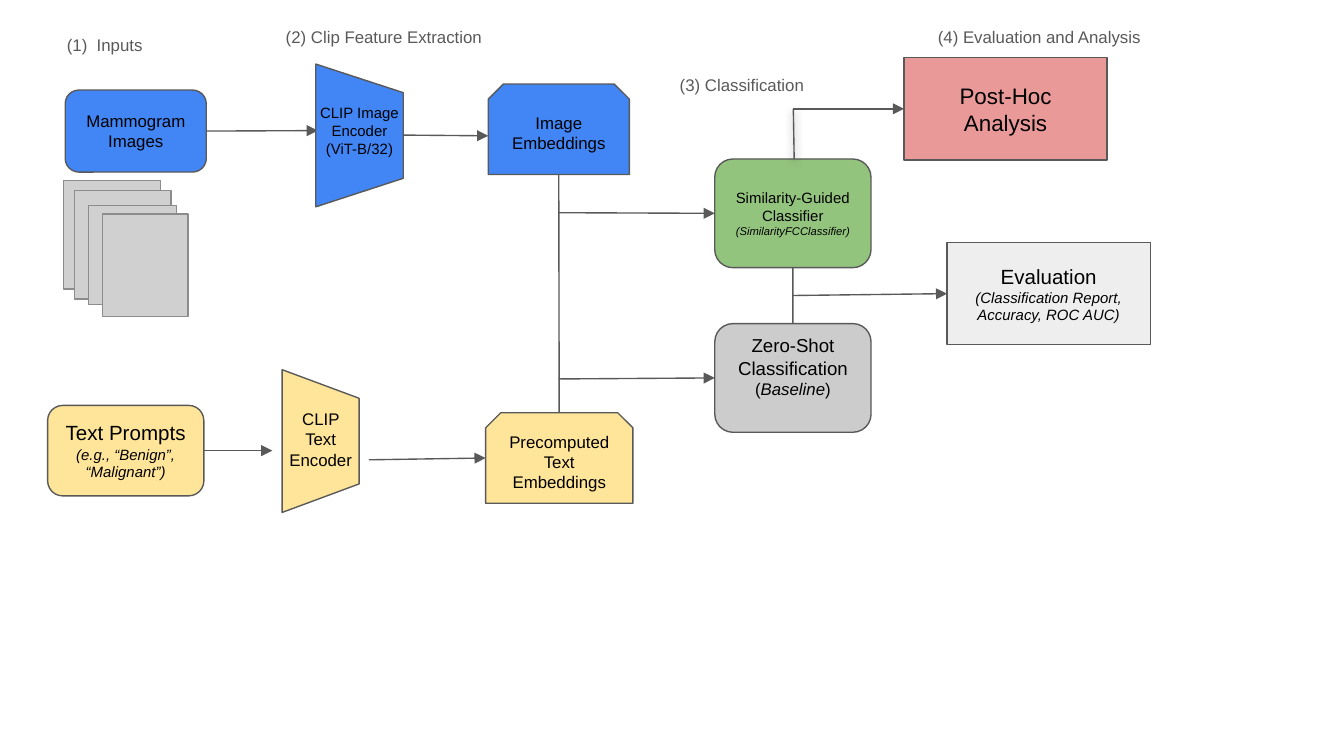
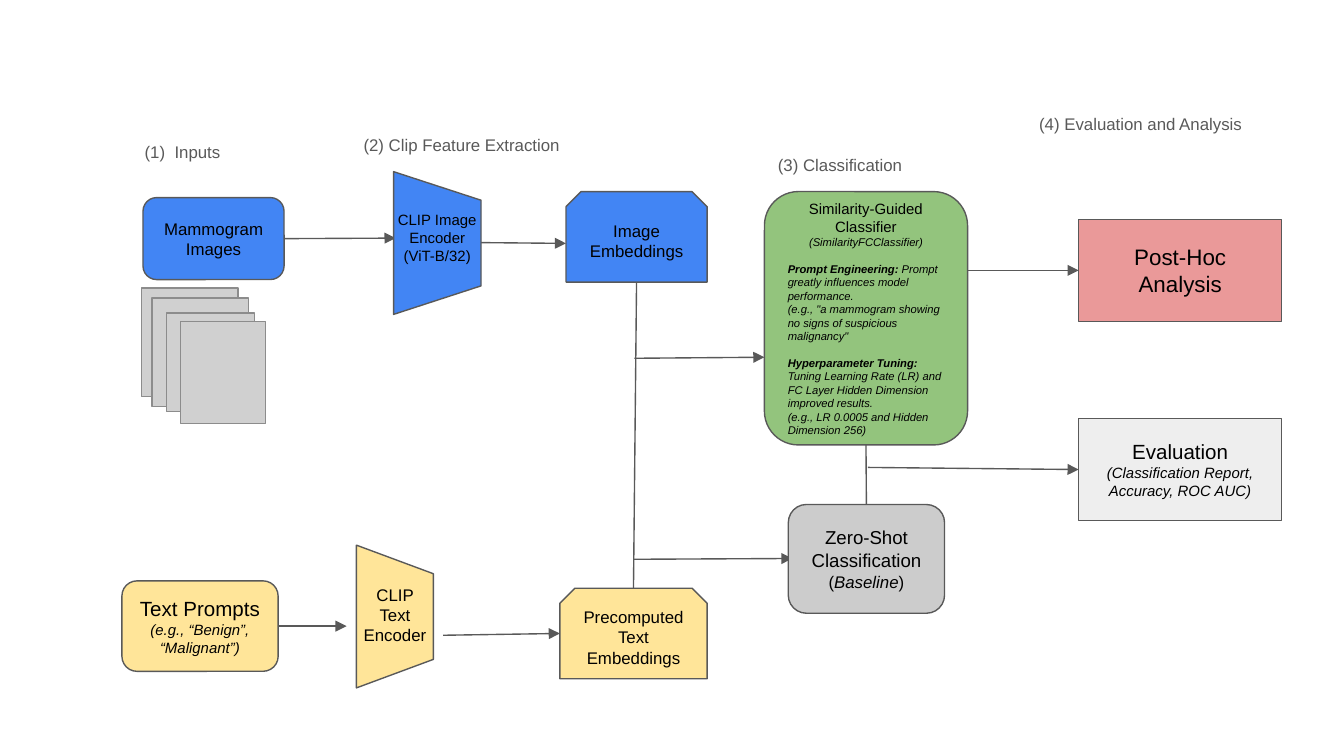
Before and after one commit to AdityaDREXEL/CLIP_for_Breast_Cancer, a slide deck: slide 1 of WIP_model_diagram.pptx. Drawn at 1344x756 pixels with LibreOffice and Linux fonts; fonts in the diff are those of the drawing; grey boxes stand for pictures. Boxes give left, top, right and bottom in pixels: in the first picture for what was removed or moved away, otherwise in the second. Text is boxed around its words. In the diff, an @@ line names an element or a change of style, - is before the commit and + after.

```diff
--- a/WIP_model_diagram.pptx
+++ b/WIP_model_diagram.pptx
@@ arrow removed from (793, 109) to (905, 109) @@
@@ text "(4) Evaluation and Analysis": place and size @@
-text "(4) Evaluation and Analysis" at box(938, 31, 1141, 47)
+text "(4) Evaluation and Analysis" at box(1039, 118, 1242, 134)
@@ 2 texts, 1 picture: place and size @@
-2 texts, 1 picture at box(63, 39, 399, 289)
+2 texts, 1 picture at box(141, 146, 477, 396)
@@ 1 rounded rectangle, 1 arrow, 1 text: place and size @@
-1 rounded rectangle, 1 arrow, 1 text at box(66, 31, 482, 172)
+1 rounded rectangle, 1 arrow, 1 text at box(142, 139, 560, 280)
@@ text "(3) Classification": place and size @@
-text "(3) Classification" at box(680, 79, 804, 95)
+text "(3) Classification" at box(778, 159, 902, 175)
@@ 3 pictures, 1 snip same rect, 1 arrow, 1 flow chart manual operation: place and size @@
-3 pictures, 1 snip same rect, 1 arrow, 1 flow chart manual operation at box(74, 64, 629, 316)
+3 pictures, 1 snip same rect, 1 arrow, 1 flow chart manual operation at box(152, 171, 707, 423)
@@ rounded rectangle "Similarity-Guided Classifier (SimilarityFCClassifier)": place and size @@
-rounded rectangle "Similarity-Guided Classifier (SimilarityFCClassifier)" at box(715, 159, 871, 267)
+rounded rectangle "Similarity-Guided Classifier (SimilarityFCClassifier)" at box(765, 192, 968, 446)
@@ rectangle "Post-Hoc Analysis": place and size @@
-rectangle "Post-Hoc Analysis" at box(905, 58, 1107, 160)
+rectangle "Post-Hoc Analysis" at box(1079, 219, 1282, 321)
@@ text in rounded rectangle at box(788, 265, 942, 437): paragraphs added @@
+Prompt Engineering: Prompt greatly influences model performance.
+(e.g., "a mammogram showing no signs of suspicious malignancy"
+Hyperparameter Tuning:
+Tuning Learning Rate (LR) and FC Layer Hidden Dimension improved results.
+(e.g., LR 0.0005 and Hidden Dimension 256)
@@ line moved from (559, 175) - (559, 413) to (637, 282) - (633, 589) @@
@@ arrow moved from (792, 296) - (948, 294) to (968, 270) - (1079, 270) @@
@@ arrow moved from (559, 212) - (715, 214) to (634, 359) - (765, 358) @@
@@ rectangle "Evaluation": place and size @@
-rectangle "Evaluation" at box(948, 242, 1150, 344)
+rectangle "Evaluation" at box(1079, 418, 1282, 520)
@@ line moved from (794, 159) - (793, 109) to (866, 445) - (867, 504) @@
@@ line moved from (793, 267) - (793, 324) to (868, 468) - (1079, 469) @@
@@ line (868, 468) - (1079, 469): line to arrow @@
@@ rounded rectangle "Zero-Shot Classification (Baseline)": place and size @@
-rounded rectangle "Zero-Shot Classification (Baseline)" at box(715, 324, 871, 433)
+rounded rectangle "Zero-Shot Classification (Baseline)" at box(789, 504, 945, 613)
@@ arrow moved from (559, 379) - (715, 378) to (633, 559) - (793, 559) @@
@@ 2 arrows, 1 rounded rectangle, 1 snip same rect, 1 text, 1 flow chart manual operation: place and size @@
-2 arrows, 1 rounded rectangle, 1 snip same rect, 1 text, 1 flow chart manual operation at box(47, 370, 633, 513)
+2 arrows, 1 rounded rectangle, 1 snip same rect, 1 text, 1 flow chart manual operation at box(122, 545, 708, 687)
```
Also in this commit, not shown: 1 other file.
